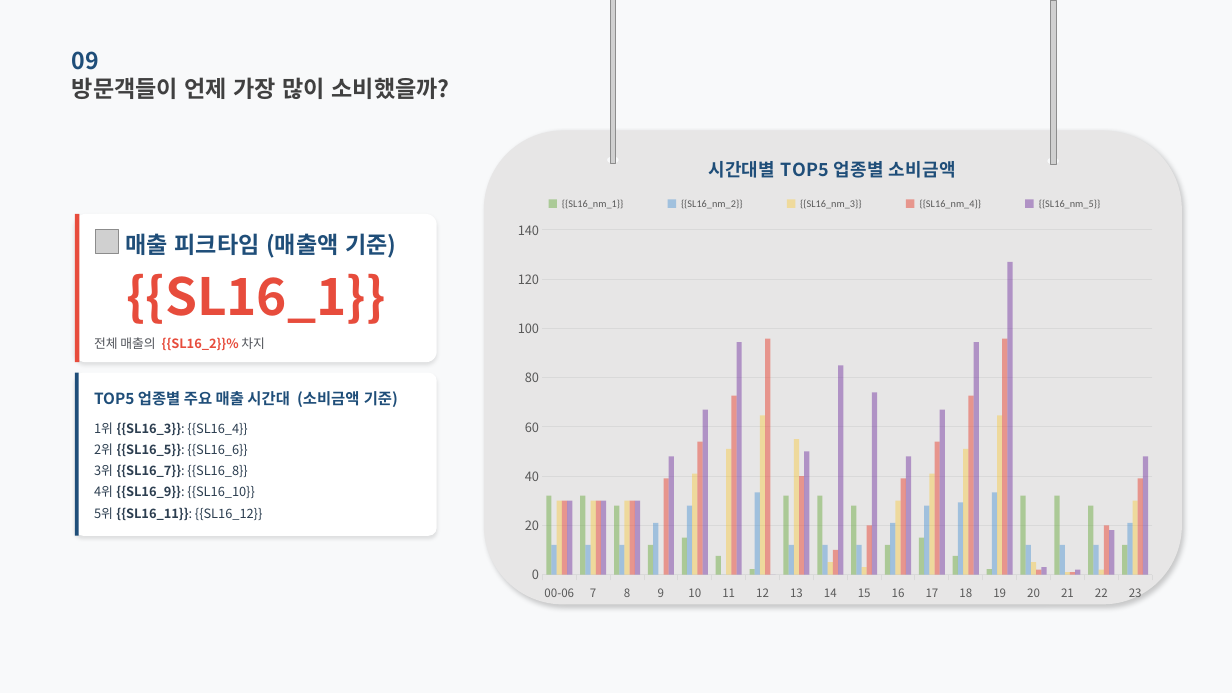
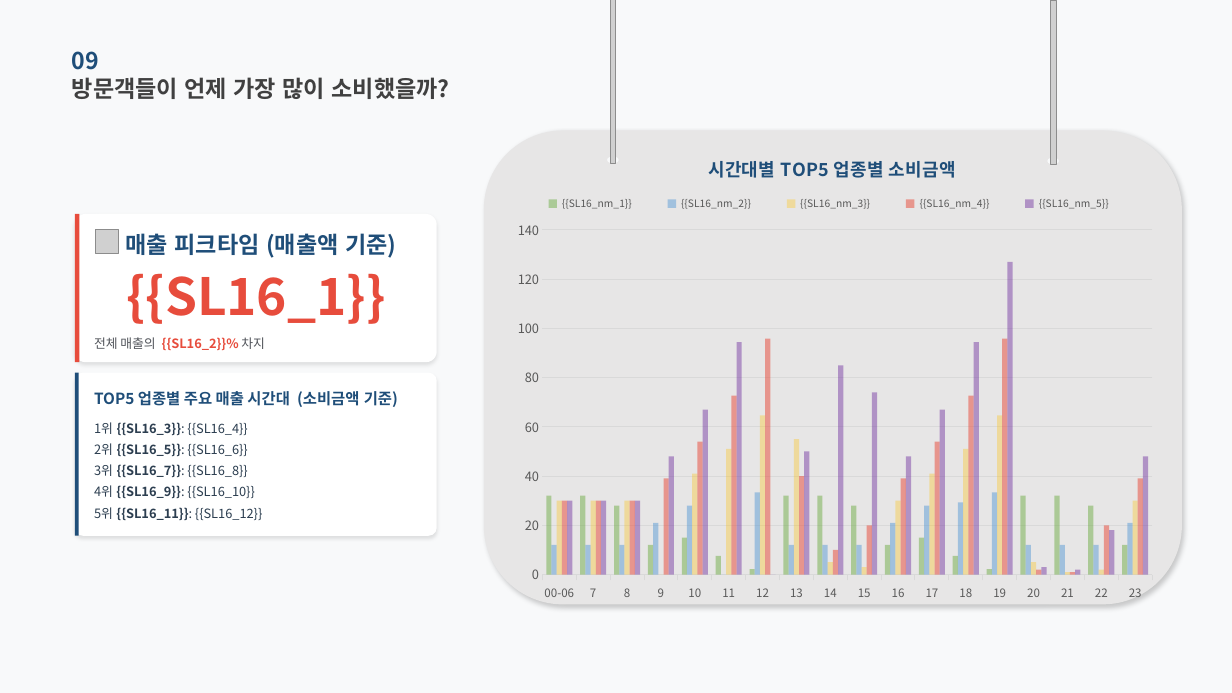
Before and after one commit to roddms/auto-report, a slide deck: slide 16 of template/master.pptx. Drawn at 1232x693 pixels with LibreOffice and Linux fonts; fonts in the diff are those of the drawing; grey boxes stand for pictures. Boxes give left, top, right and bottom in pixels: in the first picture for what was removed or moved away, otherwise in the second. Text is boxed around its words. In the diff, an @@ line names an element or a change of style, - is before the commit and + after.

```diff
--- a/template/master.pptx
+++ b/template/master.pptx
@@ font Calibri to Noto Sans CJK KR in 5 elements at [562, 199, 632, 209], [681, 199, 751, 209], [800, 199, 870, 209], [920, 199, 990, 209], [1039, 199, 1109, 209] @@
```
Also in this commit, not shown: 3 other slides changed, 9 other files.
